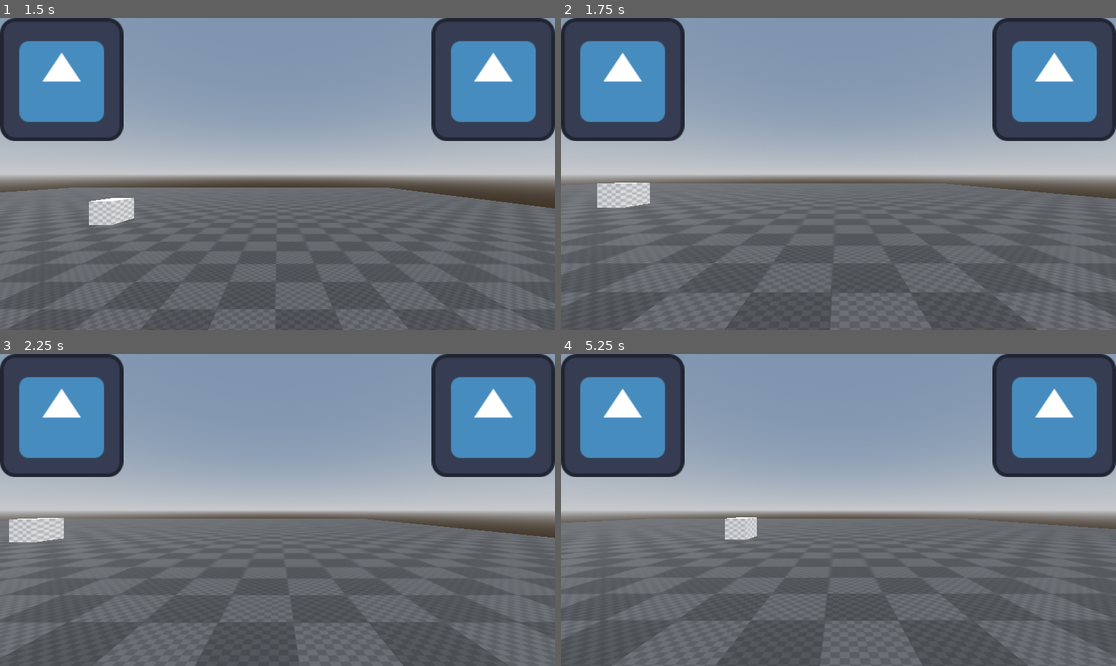
Above: before the commit, frames 1-4 (two rows, left to right).
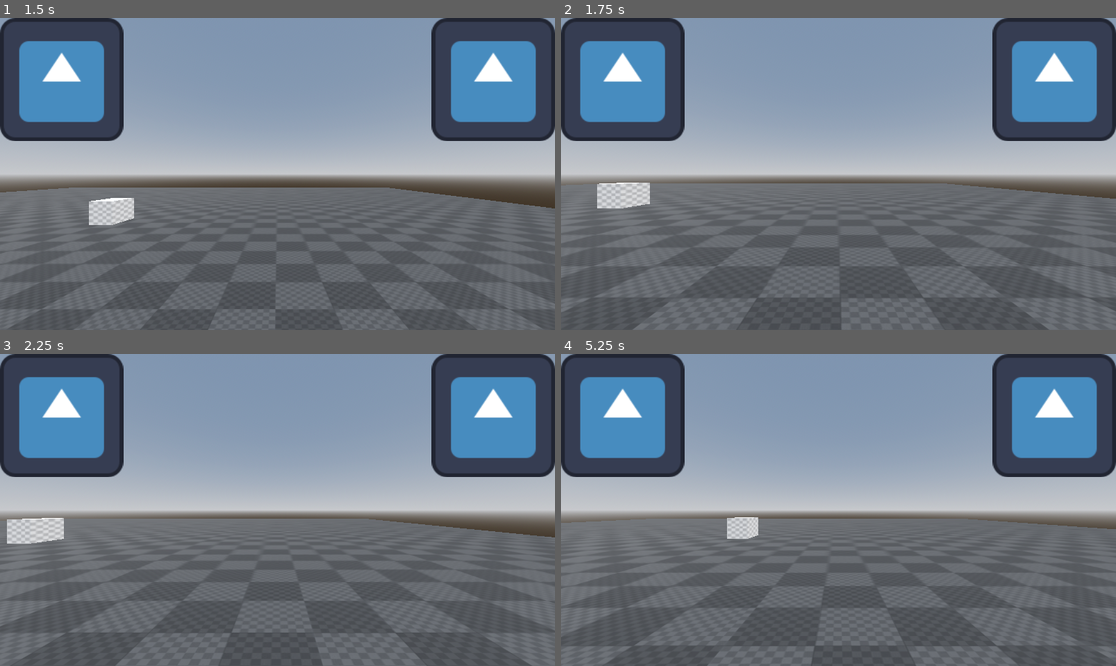
Above: after the commit, the same moments.

Repository: created-by-KHVL/Mobile-character-controller-Godot-4
Game: Godot game, scene res://Scenes/Environment.tscn
Same seed, same stepped clock (60 frames per second), same inputs: the game is played once before the commit and once after it. The engine's default icon, where the game draws it, is replaced by a stand-in: a white triangle on a blue panel in a dark square.
Inputs (mouse positions are in pixels of both pictures, inside the frame that each line leads up to):
- Up to frame 1 (1.5 s): tap Enter at 0.5 s; move the mouse to (399, 158) at 0.52 s; hold D (move_right) 0.53-1.25 s; hold Shift (run) 0.53-1.25 s; click (399, 158) at 0.67 s; tap Space (jump) at 0.77 s; drag from (166, 189) to (249, 236) at 1.27 s
- Up to frame 2 (1.75 s): no input
- Up to frame 3 (2.25 s): move the mouse to (333, 441) at 2.02 s; hold D (move_right) from 2.03 s (still down); hold Shift (run) from 2.03 s (still down)
- Up to frame 4 (5.25 s): release D (move_right) at 2.75 s; release Shift (run) at 2.75 s; drag from (810, 572) to (672, 463) at 2.77 s; move the mouse to (1005, 556) at 3.52 s; hold A (move_left) 3.53-4.25 s; hold Shift (run) 3.53-4.25 s; tap Space (jump) at 3.77 s; drag from (672, 463) to (755, 432) at 4.27 s; move the mouse to (866, 510) at 5.02 s; hold S (move_back) from 5.03 s (still down); hold Shift (run) from 5.03 s (still down); click (866, 510) at 5.17 s

Frame 1 is identical in both runs. In frame 2, 1.4% of the frame differs, in the area x 0-100%, y 52-100%; in frame 3, 3.6%; in frame 4, 5.4%.

Commit message:
Added deadzone for left and right finger actions

Diff:
--- a/Scripts/Touch_input_.gd
+++ b/Scripts/Touch_input_.gd
@@ -67,7 +67,13 @@
 		right_finger_current_position = event.position
 
 func left_finger_action():
-	left_finger_direction = left_finger_start_position.direction_to(left_finger_current_position)
+	var left_finger_length: float = left_finger_start_position.distance_to(left_finger_current_position) / 10
+	const deadzone_length = 20
+	if left_finger_length > deadzone_length:
+		left_finger_direction = left_finger_start_position.direction_to(left_finger_current_position)
 
 func right_finger_action():
-	right_finger_direction = right_finger_start_position.direction_to(right_finger_current_position)
+	var right_finger_length: float = right_finger_start_position.distance_to(right_finger_current_position) / 10
+	const deadzone_length = 20
+	if right_finger_length > deadzone_length:
+		right_finger_direction = right_finger_start_position.direction_to(right_finger_current_position)
